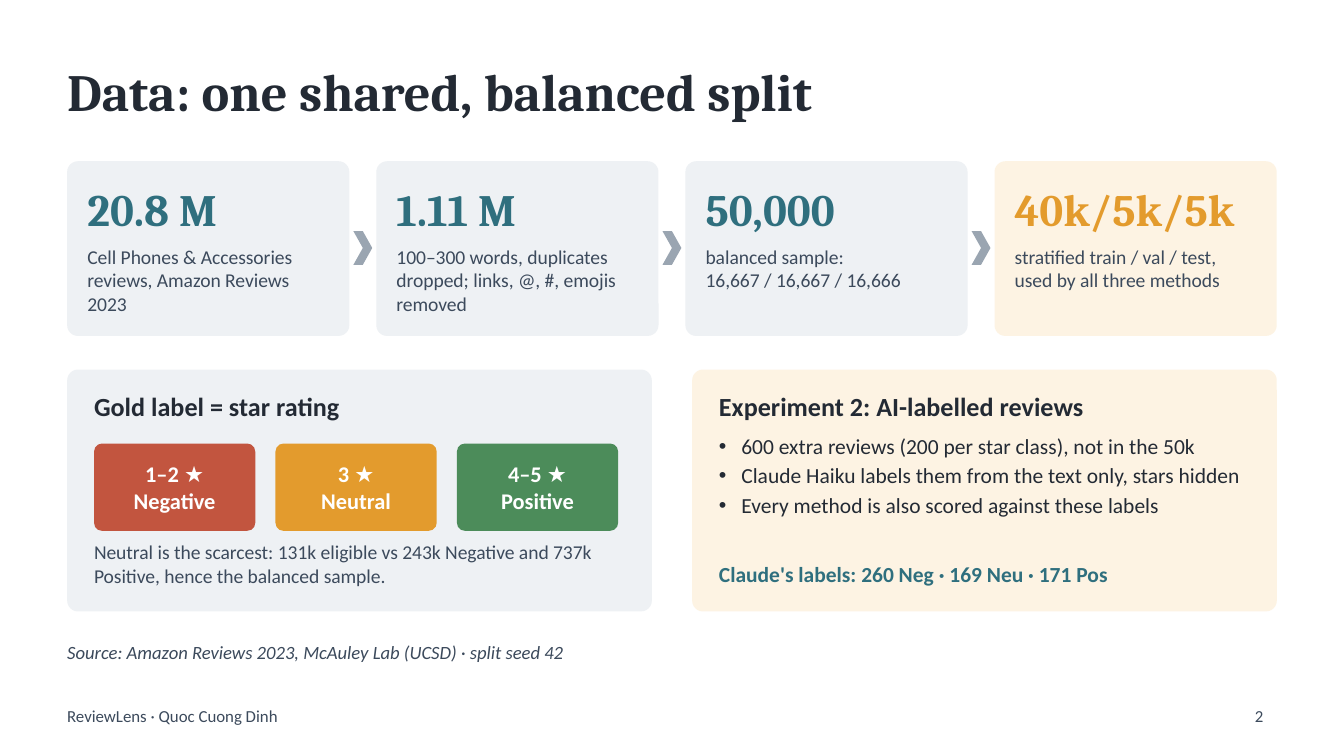
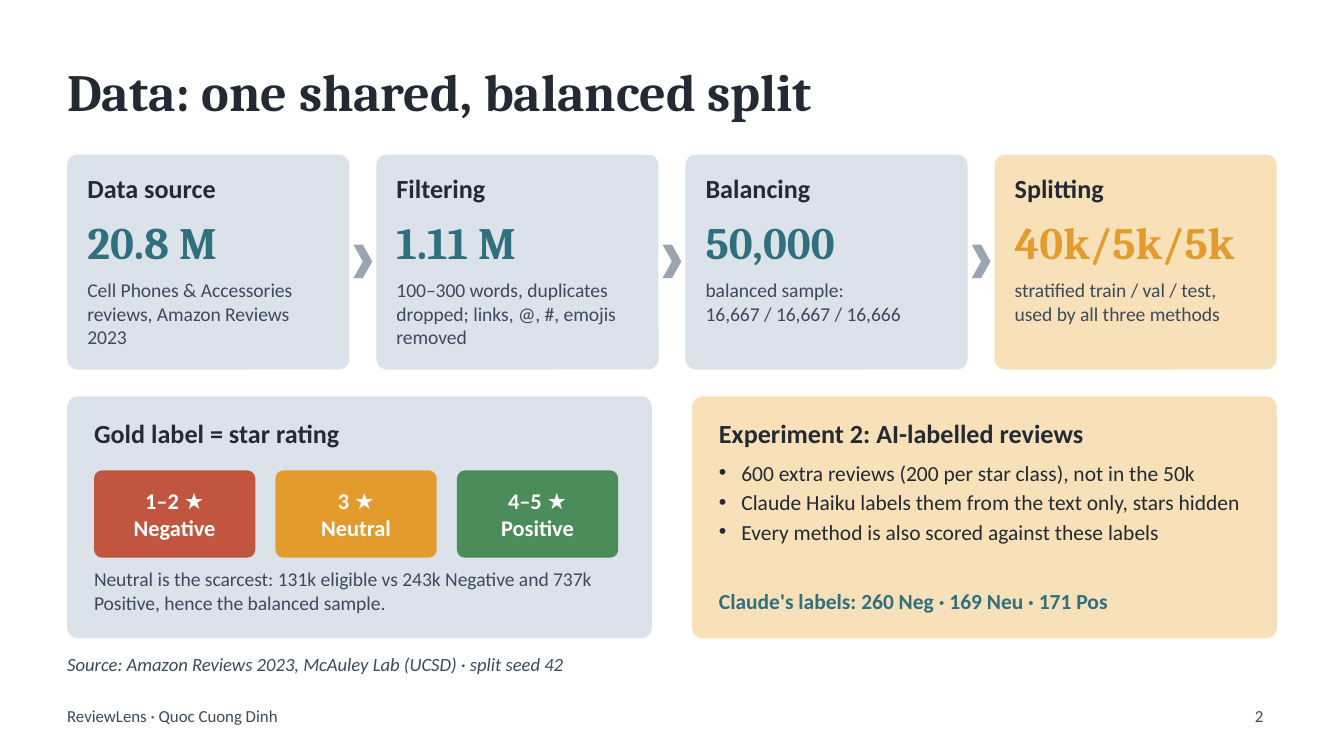
Before and after one commit to Junebhone/ReviewLens, a slide deck: slide 2 of docs/slides/Dinh_ReviewLens_Slides.pptx. Drawn at 1344x756 pixels with LibreOffice and Linux fonts; fonts in the diff are those of the drawing. Boxes give left, top, right and bottom in pixels: in the first picture for what was removed or moved away, otherwise in the second. Text is boxed around its words. In the diff, an @@ line names an element or a change of style, - is before the commit and + after.

```diff
--- a/docs/slides/Dinh_ReviewLens_Slides.pptx
+++ b/docs/slides/Dinh_ReviewLens_Slides.pptx
@@ rounded rectangle: place and size @@
-rounded rectangle at box(67, 161, 349, 336)
+rounded rectangle at box(67, 155, 349, 370)
@@ rounded rectangle: place and size @@
-rounded rectangle at box(376, 161, 659, 336)
+rounded rectangle at box(376, 155, 659, 370)
@@ text added at box(396, 179, 485, 203), 14 pt, text #232A34, bold @@
+Filtering
@@ fill #EEF1F4 to #DCE2E9; proportions changed in 3 elements at box(67, 155, 349, 370), box(376, 155, 659, 370), box(685, 155, 968, 370) @@
@@ rounded rectangle: place and size @@
-rounded rectangle at box(685, 161, 968, 336)
+rounded rectangle at box(685, 155, 968, 370)
@@ text added at box(706, 179, 811, 203), 14 pt, text #232A34, bold @@
+Balancing
@@ rounded rectangle: place and size @@
-rounded rectangle at box(995, 161, 1277, 336)
+rounded rectangle at box(995, 155, 1277, 370)
@@ rounded rectangle at box(995, 155, 1277, 370): fill #FDF3E3 to #F8E0B8; proportions changed @@
@@ text added at box(1015, 179, 1104, 203), 14 pt, text #232A34, bold @@
+Splitting
@@ text added at box(87, 181, 216, 198), 14 pt, text #232A34, bold @@
+Data source
@@ 3 chevrons, 1 text: place and size @@
-3 chevrons, 1 text at box(67, 231, 991, 662)
+3 chevrons, 1 text at box(67, 245, 991, 674)
@@ 8 texts: place and size @@
-8 texts at box(87, 195, 1235, 311)
+8 texts at box(87, 228, 1235, 344)
@@ rounded rectangle at box(67, 396, 652, 638): fill #EEF1F4 to #DCE2E9 @@
@@ 8 texts, 5 rounded rectangles: place and size @@
-8 texts, 5 rounded rectangles at box(67, 370, 1277, 612)
+8 texts, 5 rounded rectangles at box(67, 396, 1277, 638)
@@ rounded rectangle at box(692, 396, 1277, 638): fill #FDF3E3 to #F8E0B8 @@
```
Also in this commit, not shown: 5 other slides changed, 1 other file.
